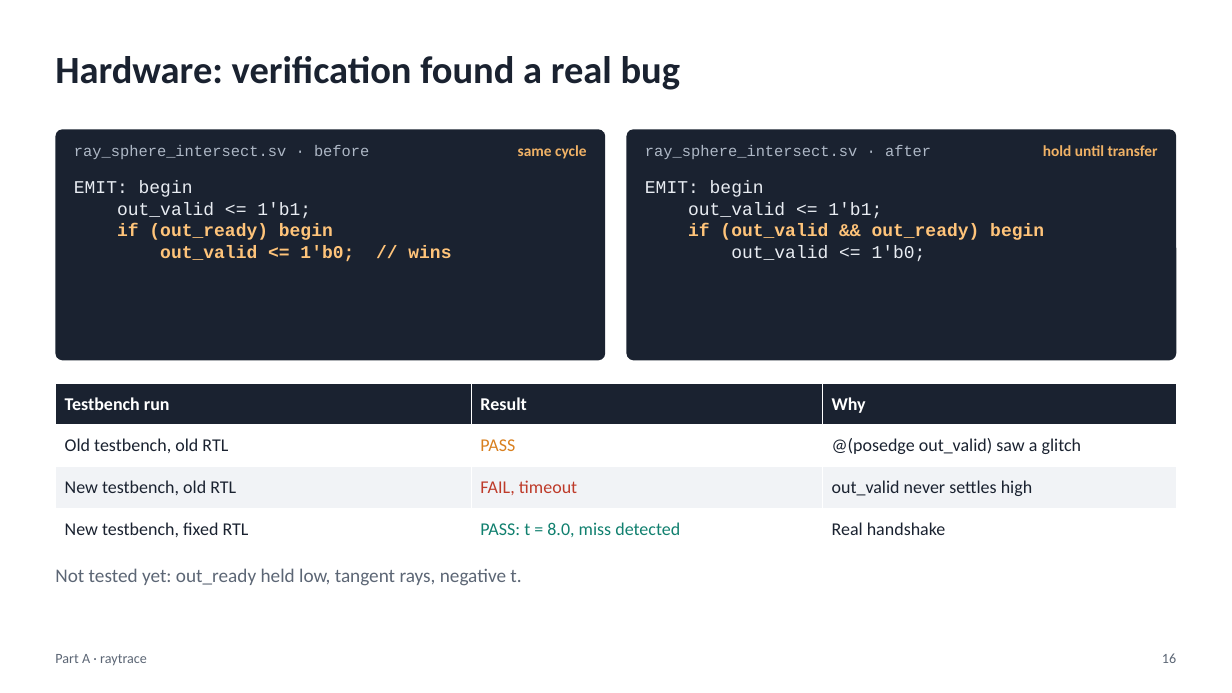
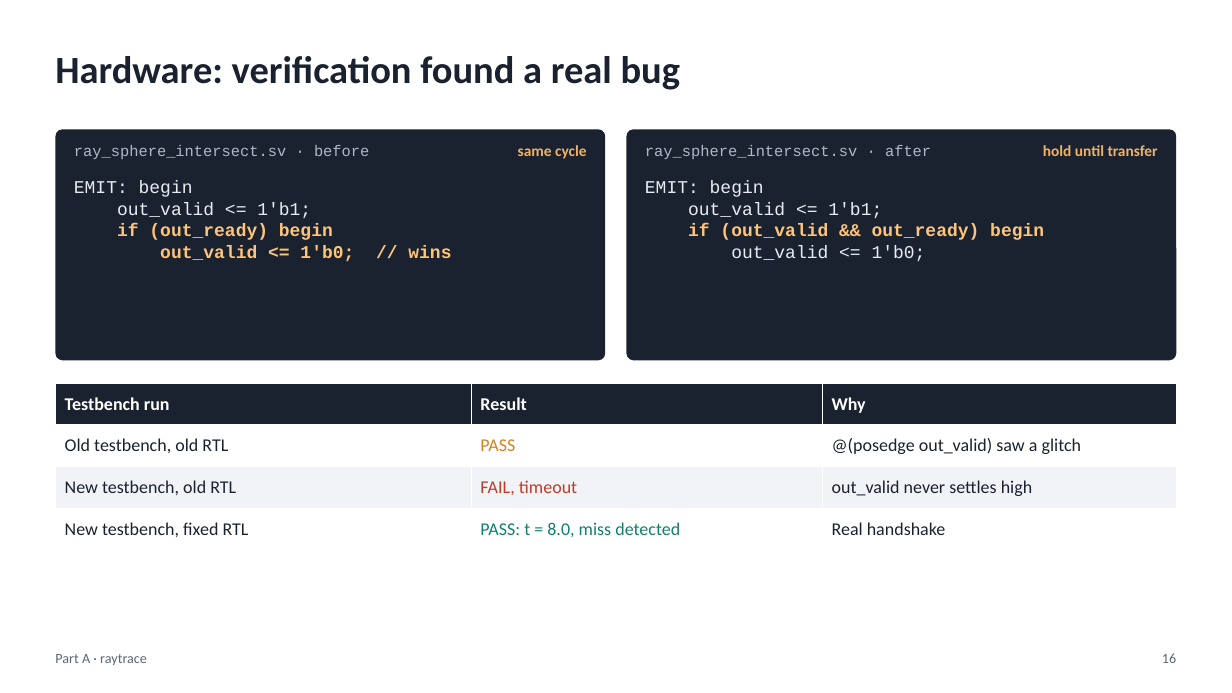
Before and after one commit to muhameedm/hw-sw-codesign-project, a slide deck: slide 16 of presentation/presentation.pptx. Drawn at 1232x693 pixels with LibreOffice and Linux fonts; fonts in the diff are those of the drawing. Boxes give left, top, right and bottom in pixels: in the first picture for what was removed or moved away, otherwise in the second. Text is boxed around its words. In the diff, an @@ line names an element or a change of style, - is before the commit and + after.

Commit message:
Remove the untested-cases line from the verification slide

```diff
--- a/presentation/presentation.pptx
+++ b/presentation/presentation.pptx
@@ text removed at [55, 568, 521, 586] @@
-Not tested yet: out_ready held low, tangent rays, negative t.
```
Also in this commit, not shown: 1 other file.
